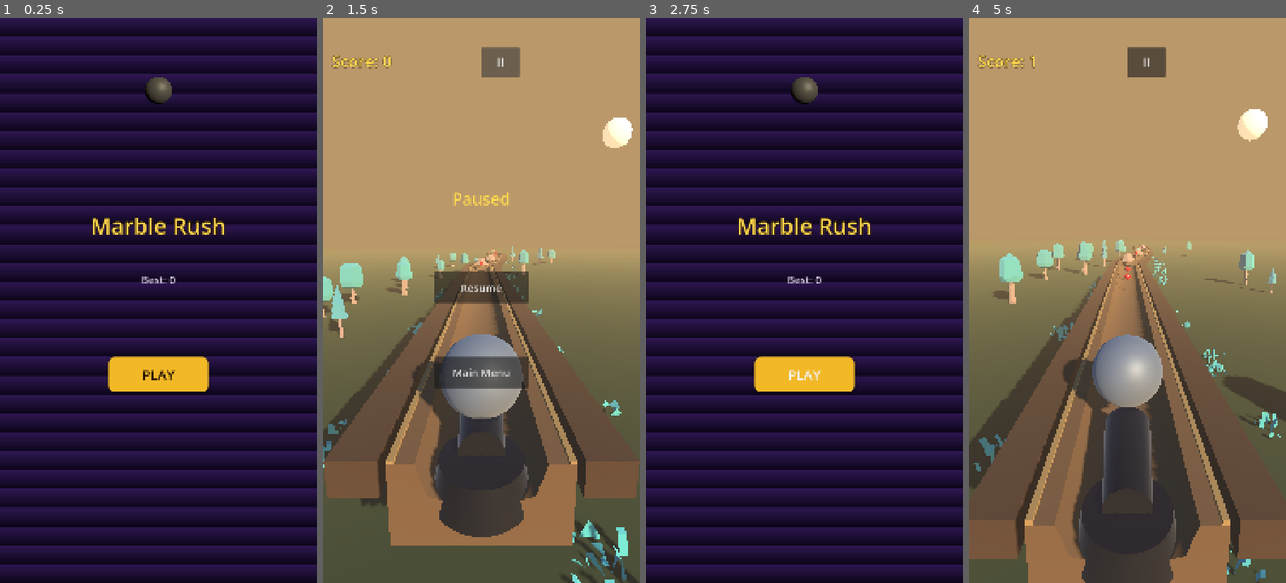
Above: before the commit, frames 1-4 (left to right).
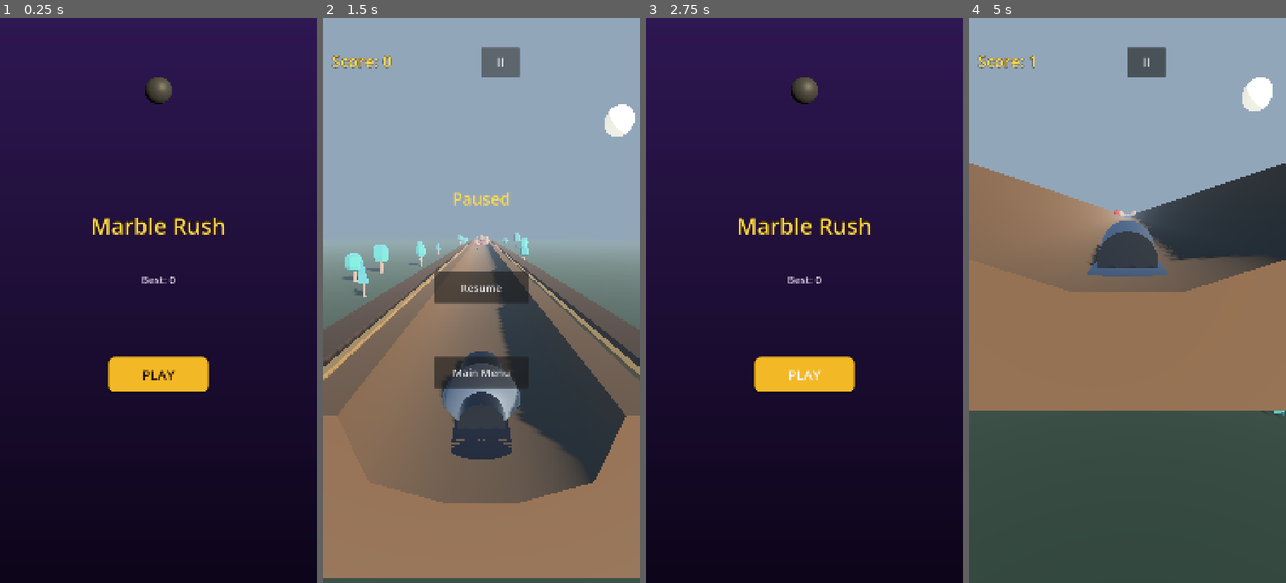
Above: after the commit, the same moments.

Repository: Ebrahassad/marble-rush
Game: Godot game, scene res://scenes/MainMenu.tscn
Two runs of this game, one before a commit and one after it. Both use one fixed random seed, a clock stepped at 60 frames per second and the inputs below.
Inputs:
- Up to frame 1 (0.25 s): no input
- Up to frame 2 (1.5 s): click "PLAY" at 0.5 s; click "II" at 1.25 s
- Up to frame 3 (2.75 s): click "Main Menu" at 2 s
- Up to frame 4 (5 s): click "PLAY" at 2.75 s; click "II" at 3.5 s; click "Resume" at 4.25 s

The runs differ from the first frame. In frame 1, 30% of the frame differs, in the area x 0-100%, y 1-99%; in frame 2, 84%; in frame 3, 30%; in frame 4, 89%, in the area x 0-100%, y 0-100%.
Error in both runs: Cannot call method 'change_scene_to_packed' on a null value. (res://scripts/main_menu.gd:35)

Commit message:
Fix striped menu background, realistic blue sky with sun glow, wider straight track with dodge-pattern obstacles

Diff:
--- a/scenes/MainMenu.tscn
+++ b/scenes/MainMenu.tscn
@@ -46,7 +46,7 @@
 anchor_bottom = 1.0
 texture = SubResource("GradientTexture2D_bg")
 expand_mode = 1
-stretch_mode = 1
+stretch_mode = 0
 
 [node name="BallViewportContainer" type="SubViewportContainer" parent="."]
 anchor_left = 0.5
--- a/scenes/TrackPiece.tscn
+++ b/scenes/TrackPiece.tscn
@@ -4,17 +4,17 @@
 [ext_resource type="Script" path="res://scripts/track_piece.gd" id="2"]
 
 [sub_resource type="BoxShape3D" id="BoxShape3D_1"]
-size = Vector3(2.2, 0.2, 2.2)
+size = Vector3(3.6, 0.2, 3.6)
 
 [sub_resource type="BoxMesh" id="BoxMesh_rail"]
-size = Vector3(0.08, 0.06, 2.2)
+size = Vector3(0.1, 0.08, 3.6)
 
 [sub_resource type="StandardMaterial3D" id="StandardMaterial3D_rail"]
 albedo_color = Color(0.55, 0.4, 0.22, 1)
 roughness = 0.9
 
 [sub_resource type="BoxMesh" id="BoxMesh_berm"]
-size = Vector3(0.6, 0.5, 2.2)
+size = Vector3(0.6, 0.5, 3.6)
 
 [sub_resource type="StandardMaterial3D" id="StandardMaterial3D_berm"]
 albedo_color = Color(0.24, 0.15, 0.09, 1)
@@ -24,28 +24,28 @@
 script = ExtResource("2")
 
 [node name="Model" parent="." instance=ExtResource("1")]
-transform = Transform3D(2.2, 0, 0, 0, 2.2, 0, 0, 0, 2.2, 0, 0, 0)
+transform = Transform3D(3.6, 0, 0, 0, 3.6, 0, 0, 0, 3.6, 0, 0, 0)
 
 [node name="CollisionShape3D" type="CollisionShape3D" parent="."]
-transform = Transform3D(1, 0, 0, 0, 1, 0, 0, 0, 1, 0, 1.0, 0)
+transform = Transform3D(1, 0, 0, 0, 1, 0, 0, 0, 1, 0, 1.6, 0)
 shape = SubResource("BoxShape3D_1")
 
 [node name="RailLeft" type="MeshInstance3D" parent="."]
-transform = Transform3D(1, 0, 0, 0, 1, 0, 0, 0, 1, -1.05, 1.12, 0)
+transform = Transform3D(1, 0, 0, 0, 1, 0, 0, 0, 1, -1.75, 1.82, 0)
 mesh = SubResource("BoxMesh_rail")
 surface_material_override/0 = SubResource("StandardMaterial3D_rail")
 
 [node name="RailRight" type="MeshInstance3D" parent="."]
-transform = Transform3D(1, 0, 0, 0, 1, 0, 0, 0, 1, 1.05, 1.12, 0)
+transform = Transform3D(1, 0, 0, 0, 1, 0, 0, 0, 1, 1.75, 1.82, 0)
 mesh = SubResource("BoxMesh_rail")
 surface_material_override/0 = SubResource("StandardMaterial3D_rail")
 
 [node name="BermLeft" type="MeshInstance3D" parent="."]
-transform = Transform3D(1, 0, 0, 0, 1, 0, 0, 0, 1, -1.5, 0.9, 0)
+transform = Transform3D(1, 0, 0, 0, 1, 0, 0, 0, 1, -2.3, 1.55, 0)
 mesh = SubResource("BoxMesh_berm")
 surface_material_override/0 = SubResource("StandardMaterial3D_berm")
 
 [node name="BermRight" type="MeshInstance3D" parent="."]
-transform = Transform3D(1, 0, 0, 0, 1, 0, 0, 0, 1, 1.5, 0.9, 0)
+transform = Transform3D(1, 0, 0, 0, 1, 0, 0, 0, 1, 2.3, 1.55, 0)
 mesh = SubResource("BoxMesh_berm")
 surface_material_override/0 = SubResource("StandardMaterial3D_berm")
--- a/scripts/ball_controller.gd
+++ b/scripts/ball_controller.gd
@@ -8,7 +8,7 @@
 @export var jump_impulse: float = 6.0
 @export var fast_fall_force: float = 25.0
 @export var slam_impulse: float = 4.0
-@export var lane_limit: float = 0.55
+@export var lane_limit: float = 1.5
 @export var fall_death_y: float = -5.0
 @export var jump_threshold: float = 40.0
 @export var fast_fall_threshold: float = 60.0
--- a/scripts/theme_manager.gd
+++ b/scripts/theme_manager.gd
@@ -5,8 +5,8 @@
 		"ball_color": Color(0.83, 0.68, 0.21),
 		"ball_emission": Color(0.6, 0.45, 0.05),
 		"track_color": Color(0.16, 0.08, 0.27),
-		"sky_top": Color(0.25, 0.5, 0.85),
-		"sky_horizon": Color(0.95, 0.78, 0.55),
+		"sky_top": Color(0.15, 0.45, 0.85),
+		"sky_horizon": Color(0.75, 0.85, 0.95),
 	}
 }
 
--- a/scripts/track_manager.gd
+++ b/scripts/track_manager.gd
@@ -3,12 +3,10 @@
 @export var track_piece_scene: PackedScene = preload("res://scenes/TrackPiece.tscn")
 @export var obstacle_scene: PackedScene = preload("res://scenes/Obstacle.tscn")
 @export var coin_scene: PackedScene = preload("res://scenes/Coin.tscn")
-@export var piece_length: float = 2.19
+@export var piece_length: float = 3.58
 @export var pieces_ahead: int = 35
 @export var min_pieces_between_obstacles: int = 5
-@export var curve_amplitude: float = 3.2
-@export var curve_frequency: float = 0.045
-@export var curve_start_distance: float = 30.0
+@export var lane_offset: float = 1.0
 @export var ball_path: NodePath
 
 var tree_scenes: Array[PackedScene] = [
@@ -36,11 +34,8 @@
 	for i in range(pieces_ahead):
 		_spawn_piece()
 
-func get_path_x(z: float) -> float:
-	var dist: float = max(-z, 0.0)
-	if dist < curve_start_distance:
-		return 0.0
-	return sin((dist - curve_start_distance) * curve_frequency) * curve_amplitude
+func get_path_x(_z: float) -> float:
+	return 0.0
 
 func _process(_delta: float) -> void:
 	if ball == null:
@@ -63,11 +58,17 @@
 		var old_grass: Node3D = active_grass.pop_front()
 		old_grass.queue_free()
 
+func _spawn_obstacle_at(lane_x: float, z: float) -> void:
+	var obstacle: Node3D = obstacle_scene.instantiate()
+	add_child(obstacle)
+	obstacle.global_position = Vector3(lane_x, 1.6, z)
+	if rng.randf() < 0.4:
+		obstacle.scale = Vector3(1.0, 2.2, 1.0)
+
 func _spawn_piece() -> void:
-	var path_x: float = get_path_x(next_z)
 	var piece: Node3D = track_piece_scene.instantiate()
 	add_child(piece)
-	piece.global_position = Vector3(path_x, 0, next_z)
+	piece.global_position = Vector3(0, 0, next_z)
 	active_pieces.append(piece)
 
 	piece_count += 1
@@ -75,22 +76,30 @@
 
 	if piece_count > 6:
 		var roll: float = rng.randf()
-		if roll < 0.12 and pieces_since_obstacle >= min_pieces_between_obstacles:
-			var obstacle: Node3D = obstacle_scene.instantiate()
-			add_child(obstacle)
-			obstacle.global_position = Vector3(path_x, 1.4, next_z)
+		if roll < 0.14 and pieces_since_obstacle >= min_pieces_between_obstacles:
+			var pattern: int = rng.randi_range(0, 2)
+			if pattern == 0:
+				_spawn_obstacle_at(0.0, next_z)
+			elif pattern == 1:
+				_spawn_obstacle_at(-lane_offset, next_z)
+				_spawn_obstacle_at(lane_offset, next_z)
+			else:
+				var side: float = -1.0 if rng.randf() < 0.5 else 1.0
+				_spawn_obstacle_at(side * lane_offset, next_z)
+				_spawn_obstacle_at(0.0, next_z)
 			pieces_since_obstacle = 0
-		elif roll < 0.32:
+		elif roll < 0.36:
+			var coin_lane: float = (rng.randi_range(-1, 1)) * lane_offset
 			var coin: Node3D = coin_scene.instantiate()
 			add_child(coin)
-			coin.global_position = Vector3(path_x, 1.5, next_z)
+			coin.global_position = Vector3(coin_lane, 1.7, next_z)
 
 	if piece_count % 2 == 0:
 		var side: float = -1.0 if rng.randf() < 0.5 else 1.0
 		var chosen_tree: PackedScene = tree_scenes[rng.randi_range(0, tree_scenes.size() - 1)]
 		var tree: Node3D = chosen_tree.instantiate()
 		add_child(tree)
-		var x_offset: float = path_x + side * rng.randf_range(3.0, 14.0)
+		var x_offset: float = side * rng.randf_range(4.0, 16.0)
 		var scale_factor: float = rng.randf_range(1.5, 3.0)
 		tree.global_position = Vector3(x_offset, -1.2, next_z)
 		tree.scale = Vector3(scale_factor, scale_factor, scale_factor)
@@ -102,7 +111,7 @@
 		var chosen_grass: PackedScene = grass_scenes[rng.randi_range(0, grass_scenes.size() - 1)]
 		var grass: Node3D = chosen_grass.instantiate()
 		add_child(grass)
-		var g_offset: float = path_x + g_side * rng.randf_range(1.6, 4.0)
+		var g_offset: float = g_side * rng.randf_range(2.2, 5.0)
 		var g_scale: float = rng.randf_range(2.0, 4.0)
 		grass.global_position = Vector3(g_offset, -1.2, next_z + rng.randf_range(-1.0, 1.0))
 		grass.scale = Vector3(g_scale, g_scale, g_scale)
--- a/shaders/sky.gdshader
+++ b/shaders/sky.gdshader
@@ -1,17 +1,17 @@
 shader_type sky;
 
-uniform vec4 sky_top_color : source_color = vec4(0.25, 0.5, 0.85, 1.0);
-uniform vec4 sky_horizon_color : source_color = vec4(0.95, 0.78, 0.55, 1.0);
-uniform vec3 sun_direction = vec3(0.3, 0.35, 0.85);
-uniform float sun_size = 0.02;
+uniform vec4 sky_top_color : source_color = vec4(0.15, 0.45, 0.85, 1.0);
+uniform vec4 sky_horizon_color : source_color = vec4(0.75, 0.85, 0.95, 1.0);
+uniform vec3 sun_direction = vec3(0.3, 0.5, 0.8);
+uniform float sun_size = 0.015;
 
 void sky() {
-	float t = clamp(EYEDIR.y * 0.5 + 0.5, 0.0, 1.0);
-	vec3 base = mix(sky_horizon_color.rgb, sky_top_color.rgb, pow(t, 0.6));
+	float t = clamp(EYEDIR.y, 0.0, 1.0);
+	vec3 base = mix(sky_horizon_color.rgb, sky_top_color.rgb, pow(t, 0.45));
 
 	float sun_dot = max(dot(EYEDIR, normalize(sun_direction)), 0.0);
-	float sun_disc = smoothstep(1.0 - sun_size, 1.0 - sun_size * 0.3, sun_dot);
-	float sun_glow = pow(sun_dot, 8.0) * 0.5;
+	float sun_disc = smoothstep(1.0 - sun_size, 1.0 - sun_size * 0.4, sun_dot);
+	float corona = pow(sun_dot, 128.0) * 0.6 + pow(sun_dot, 8.0) * 0.25;
 
-	COLOR = base + vec3(1.0, 0.85, 0.5) * (sun_disc * 2.0 + sun_glow);
+	COLOR = base + vec3(1.0, 0.98, 0.92) * (sun_disc * 3.0 + corona);
 }
